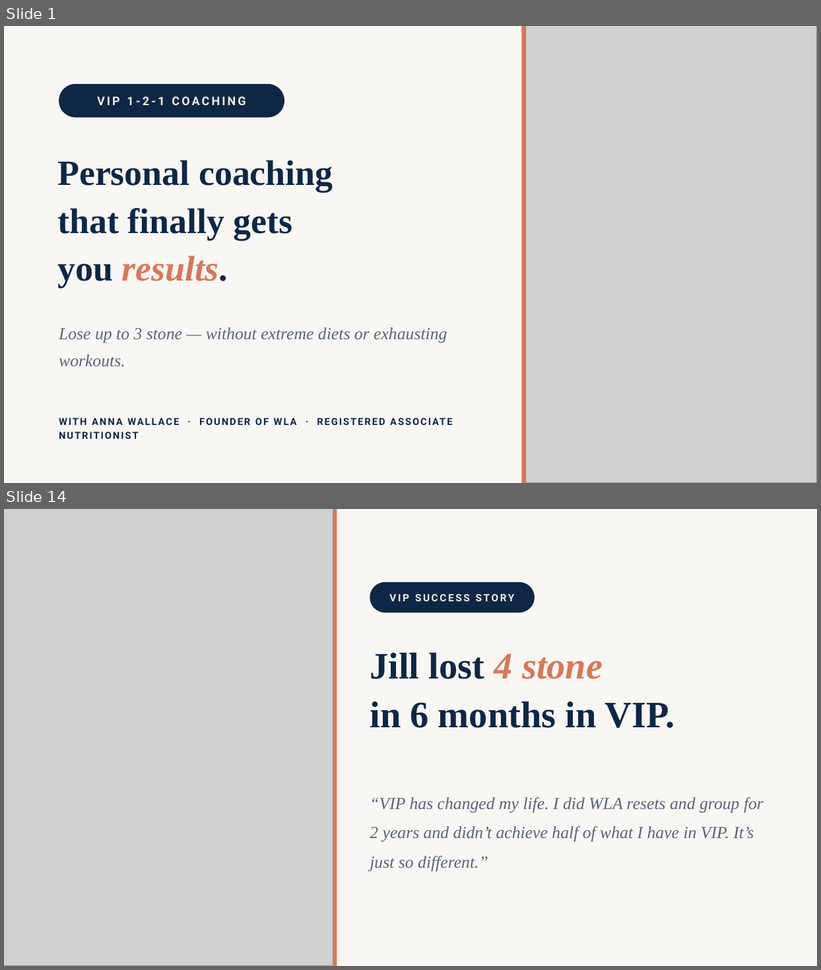
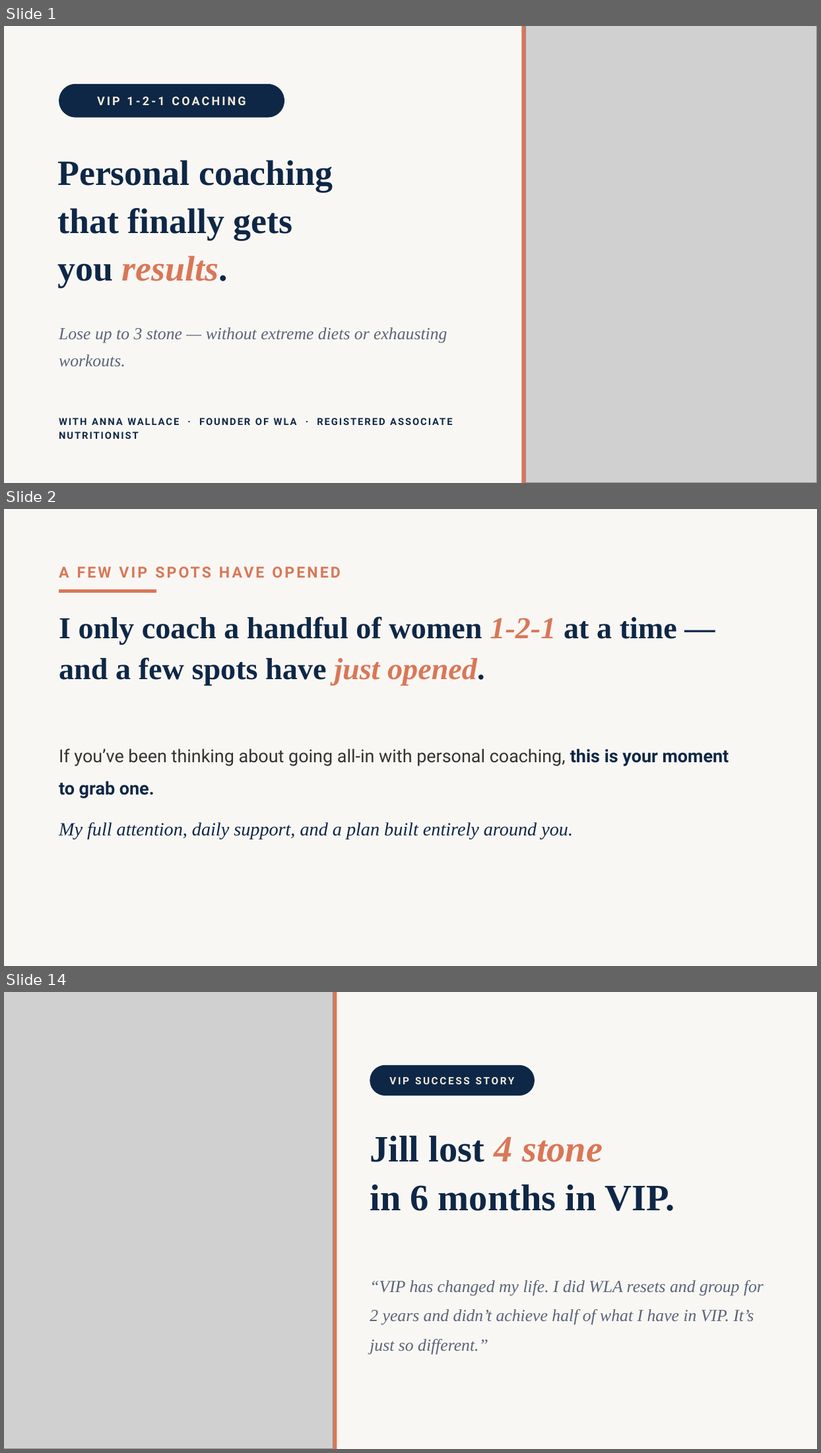
Before and after one commit to WeAreWLA/21-day-reset, a slide deck: wla-vip-121-deck.pptx. Shown one above the other, each under a label of ours: slides 1 and 14 before the commit, slides 1, 2 and 14 after it; the slides between them are not shown. The pictures are 821x970 and 821x1453 pixels, drawn with LibreOffice and Linux fonts; fonts in the diff are those of the drawing; grey boxes stand for pictures. Boxes give left, top, right and bottom in pixels: in the first picture for what was removed or moved away, otherwise in the second. Text is boxed around its words. In the diff, an @@ line names an element or a change of style, - is before the commit and + after.

Commit message:
VIP deck: new hook + larger eyebrows/labels + standout pricing line
- Replace stale 'VIP is back' hook with evergreen 'limited 1-2-1 spots' angle
  (opening + callout slides reworked)
- Bump all eyebrow/section labels and callout pills to 18pt
- Make the pricing payment/availability line 24pt navy so it stands out

```diff
--- a/wla-vip-121-deck.pptx
+++ b/wla-vip-121-deck.pptx
@@ slide 2 added at (4, 509, 817, 966), background #FFFFFF @@
@@ rectangle added at (4, 509, 817, 966), fill #F9F7F4 @@
@@ rectangle added at (59, 590, 156, 593), fill #D97757 @@
@@ text added at (59, 617, 677, 685), 36 pt, text #0E2746, bold @@
+I only coach a handful of women 1-2-1 at a time — and a few spots have just opened.
@@ text added at (116, 657, 485, 685), 18 pt, text #D97757, bold @@
+A FEW VIP SPOTS HAVE OPENED
@@ text added at (59, 749, 729, 840), 21 pt, text #0E2746 @@
+If you’ve been thinking about going all-in with personal coaching, this is your moment to grab one.
+My full attention, daily support, and a plan built entirely around you.
```
Also in this commit, not shown: 18 slides changed, 1 other slide added, 2 slides removed, 1 other file.
